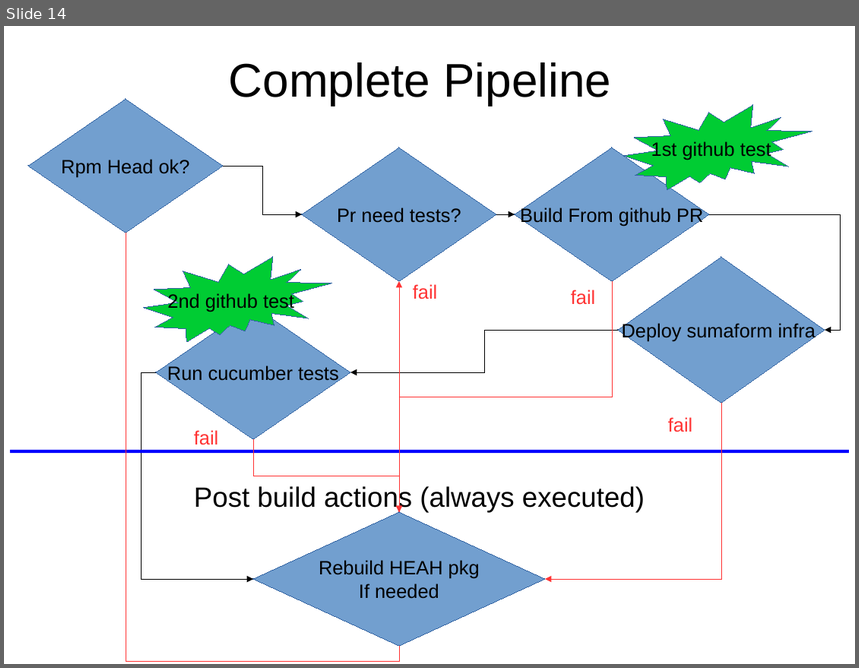
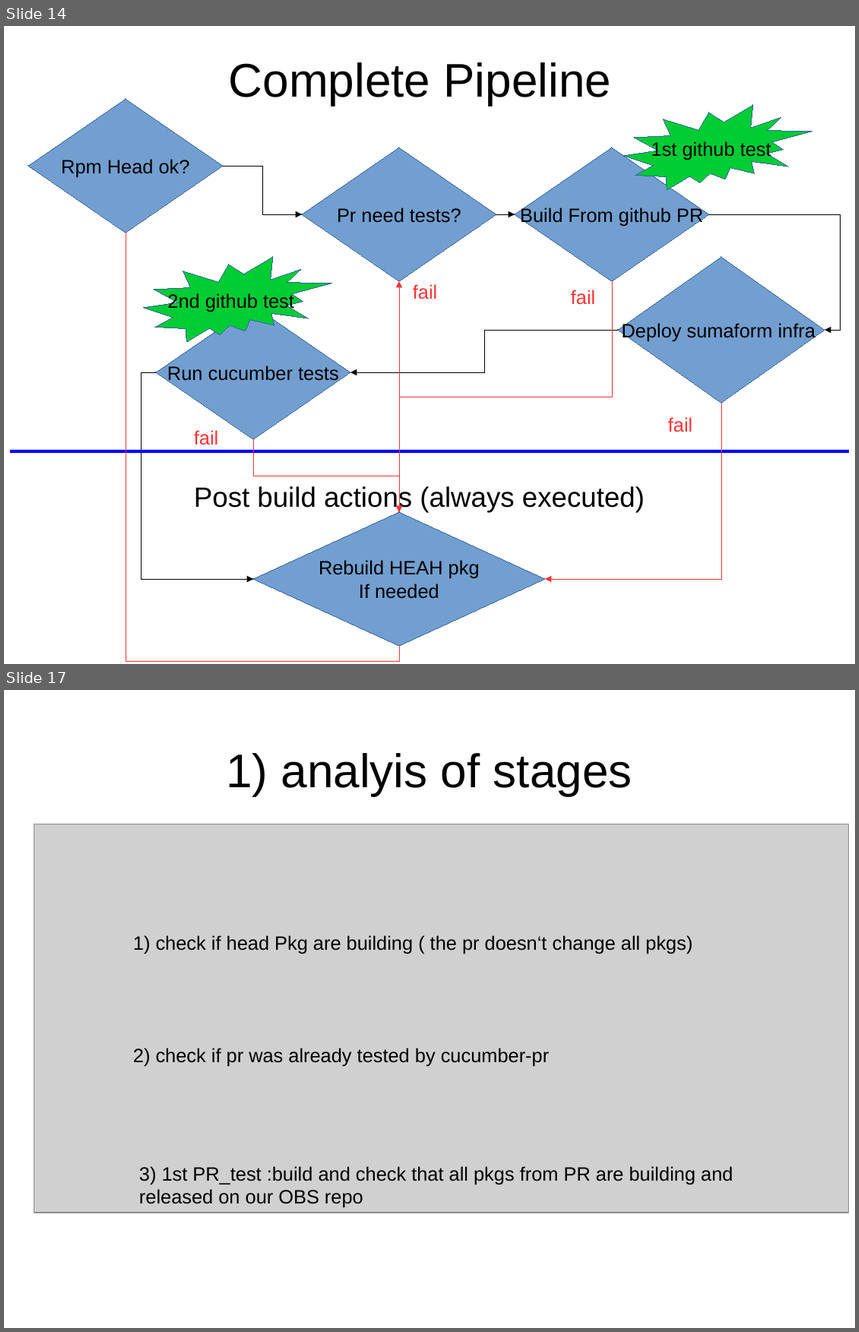
Before and after one commit to MalloZup/presentations, a slide deck: 2018/cucumber-prs/cucumber_onprs.odp. Shown one above the other, each under a label of ours: slide 14 before the commit, slides 14 and 17 after it; the slides between them are not shown. The pictures are 859x668 and 859x1332 pixels, drawn with LibreOffice and Linux fonts; fonts in the diff are those of the drawing; grey boxes stand for pictures. Boxes give left, top, right and bottom in pixels: in the first picture for what was removed or moved away, otherwise in the second. Text is boxed around its words. In the diff, an @@ line names an element or a change of style, - is before the commit and + after.

Commit message:
add stage descriptions

```diff
--- a/2018/cucumber-prs/cucumber_onprs.odp
+++ b/2018/cucumber-prs/cucumber_onprs.odp
@@ slide 17 added at bbox=[4, 690, 855, 1328], background #FFFFFF @@
@@ title added at bbox=[226, 753, 633, 796], 44 pt, text #000000 @@
+1) analyis of stages
@@ picture added at bbox=[34, 824, 849, 1213] @@
@@ text added at bbox=[133, 935, 693, 954], 18 pt, text #000000 @@
+1) check if head Pkg are building ( the pr doesn‘t change all pkgs)
@@ text added at bbox=[133, 1048, 549, 1067], 18 pt, text #000000 @@
+2) check if pr was already tested by cucumber-pr
@@ text added at bbox=[139, 1167, 733, 1208], 18 pt, text #000000 @@
+3) 1st PR_test :build and check that all pkgs from PR are building and released on our OBS repo
```
Also in this commit, not shown: 3 slides changed, 5 other slides added, 1 slide removed.
